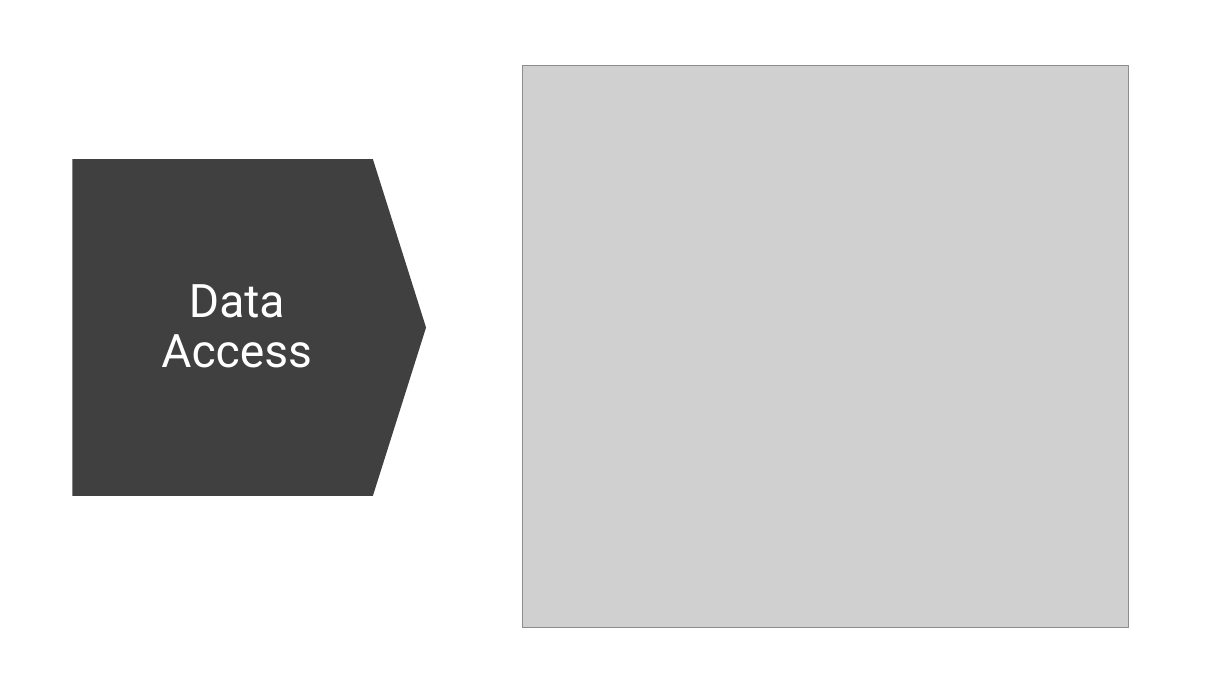
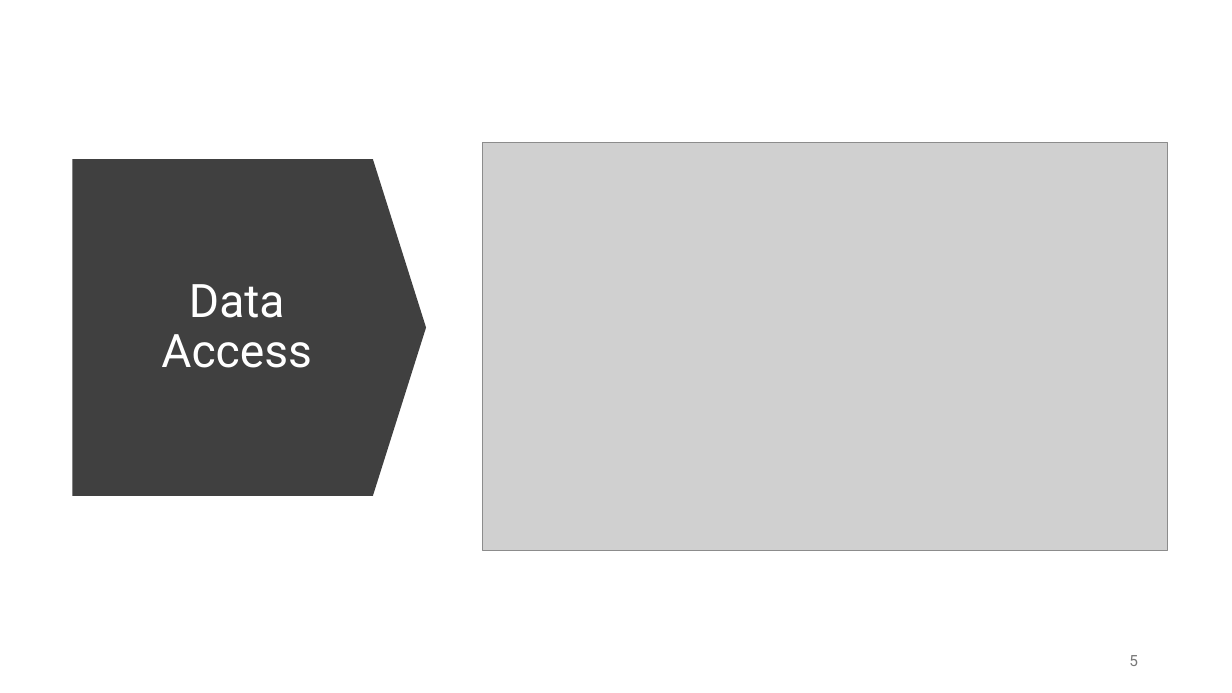
Before and after one commit to Mircea-s-classes/ai-hardware-project-proposal-ai-hardware-alligator, a slide deck: slide 5 of presentations/MTP.pptx. Drawn at 1232x693 pixels with LibreOffice and Linux fonts; fonts in the diff are those of the drawing; grey boxes stand for pictures. Boxes give left, top, right and bottom in pixels: in the first picture for what was removed or moved away, otherwise in the second. Text is boxed around its words. In the diff, an @@ line names an element or a change of style, - is before the commit and + after.

```diff
--- a/presentations/MTP.pptx
+++ b/presentations/MTP.pptx
@@ picture resized from (x1=522, y1=65, x2=1128, y2=628) to (x1=482, y1=142, x2=1168, y2=550) @@
@@ page number added at (x1=1129, y1=655, x2=1138, y2=666), 12 pt, text #797979 @@
+5
```
Also in this commit, not shown: 5 other slides changed, 1 slide added.
